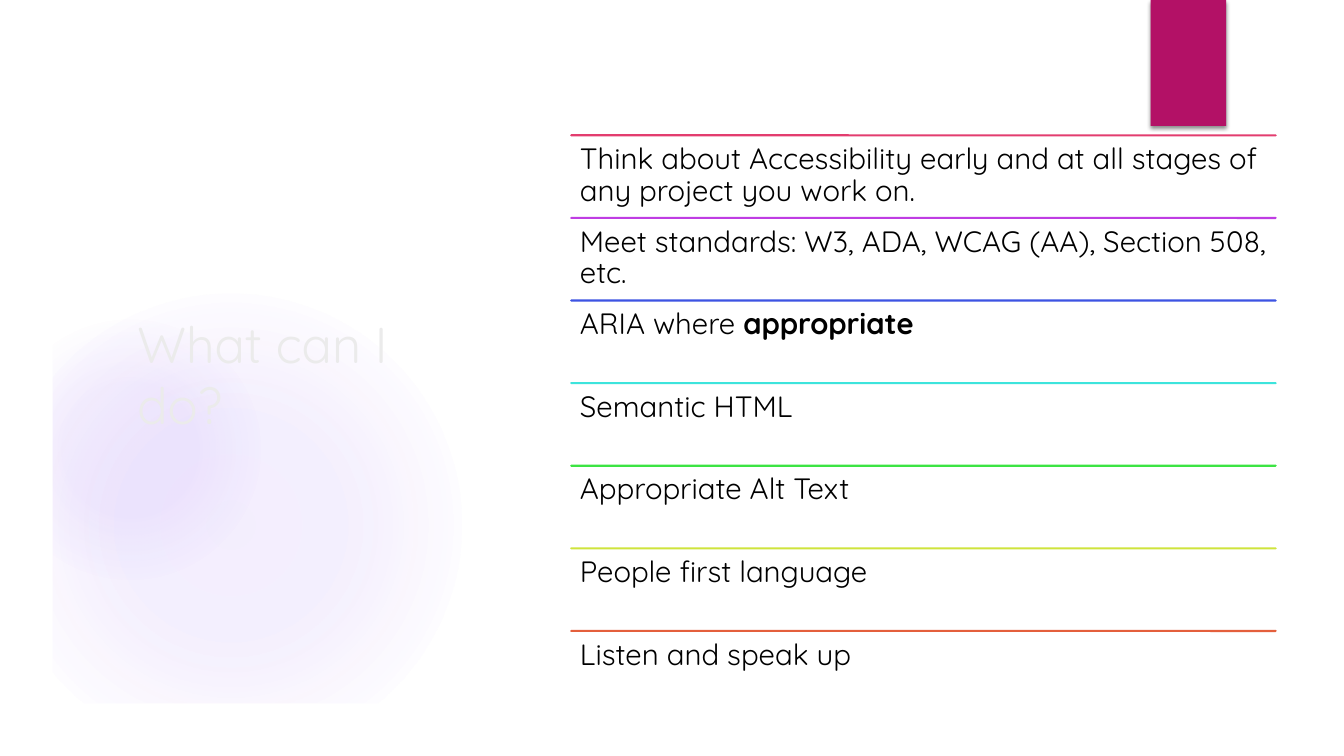
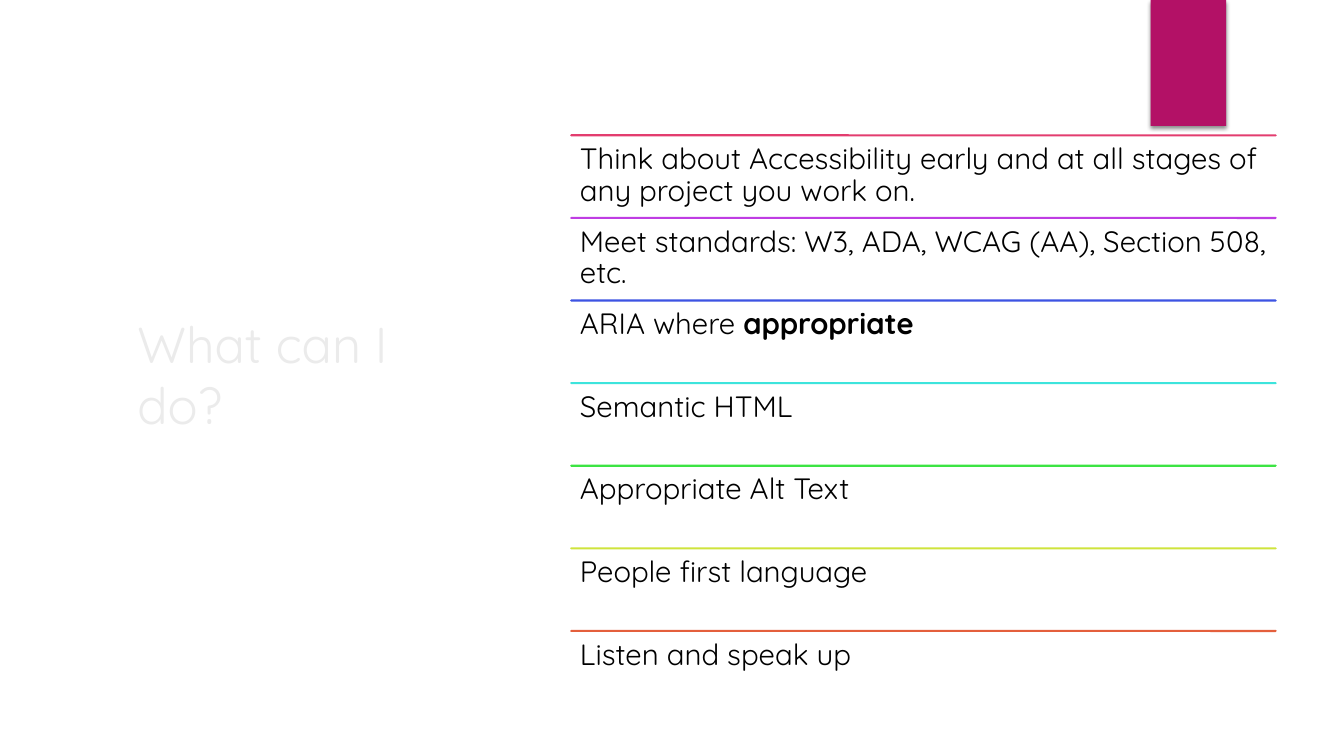
Before and after one commit to CorgiDev/A11y-Materials, a slide deck: slide 13 of Presenations/Intro to Accessible Web Design_2021.pptx (slide 12 before the commit). Drawn at 1344x756 pixels with LibreOffice and Linux fonts; fonts in the diff are those of the drawing; background and template pictures are left out. Boxes give left, top, right and bottom in pixels: in the first picture for what was removed or moved away, otherwise in the second. Text is boxed around its words. In the diff, an @@ line names an element or a change of style, - is before the commit and + after.

```diff
--- a/Presenations/Intro to Accessible Web Design_2021.pptx
+++ b/Presenations/Intro to Accessible Web Design_2021.pptx
@@ ellipse removed at bbox=[0, 294, 462, 756] @@
@@ ellipse removed at bbox=[0, 320, 260, 580] @@
```
Also in this commit, not shown: 4 other slides changed, 2 slides added.
